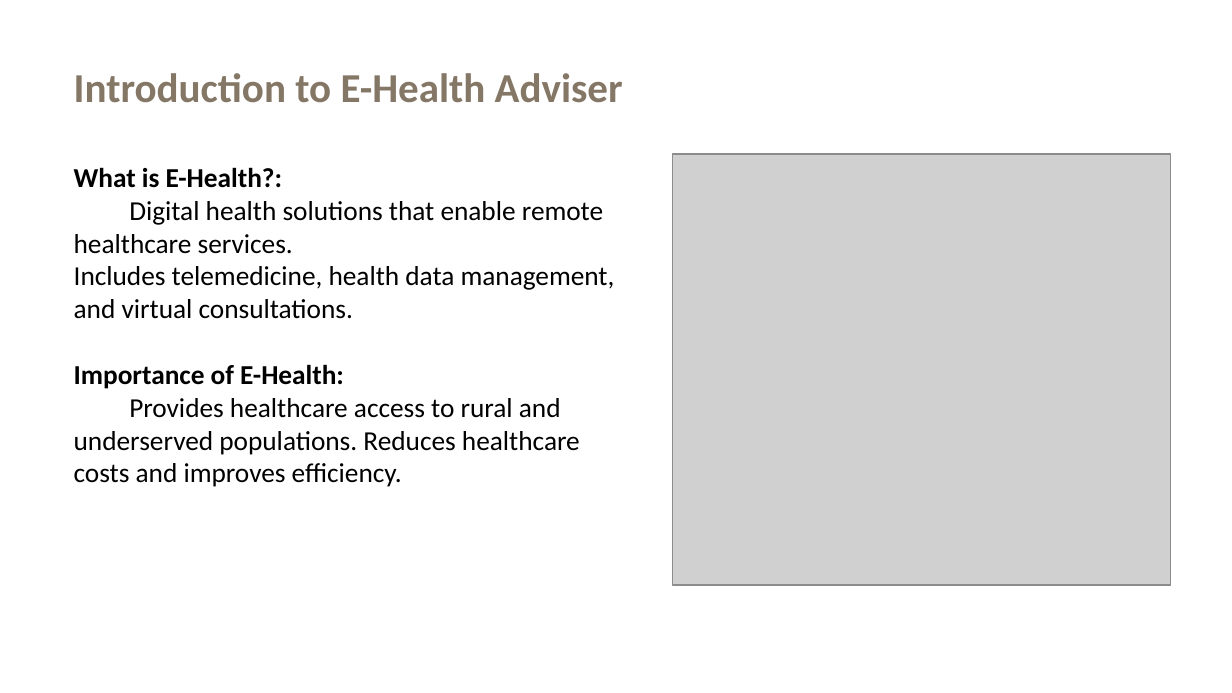
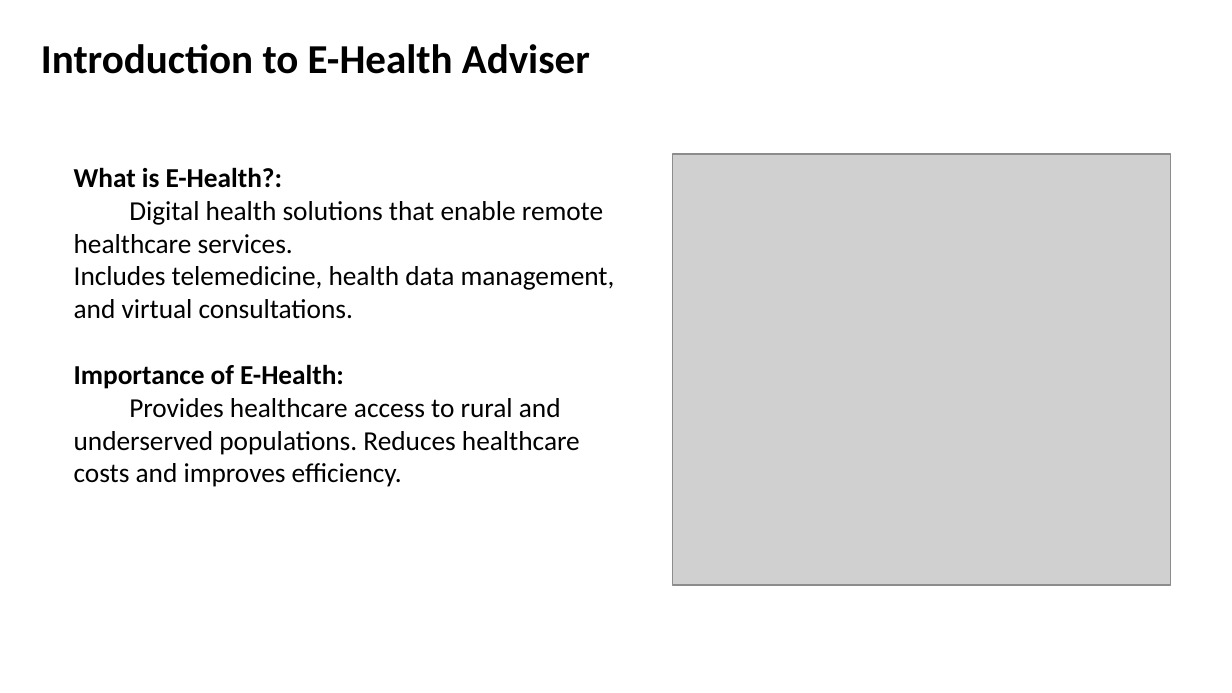
Before and after one commit to Mitheeledke/E-HealthMate, a slide deck: slide 3 of Health mate.pptx. Drawn at 1232x693 pixels with LibreOffice and Linux fonts; fonts in the diff are those of the drawing; grey boxes stand for pictures; background and template pictures are left out. Boxes give left, top, right and bottom in pixels: in the first picture for what was removed or moved away, otherwise in the second. Text is boxed around its words. In the diff, an @@ line names an element or a change of style, - is before the commit and + after.

```diff
--- a/Health mate.pptx
+++ b/Health mate.pptx
@@ text "Introduction to E-Health Adviser": place and size @@
-text "Introduction to E-Health Adviser" at (74, 73, 623, 103)
+text "Introduction to E-Health Adviser" at (41, 44, 590, 74)
@@ text "Introduction to E-Health Adviser" at (41, 44, 590, 74): text colour #857766 to #000000 @@
```
Also in this commit, not shown: 11 other slides changed, 23 other files.
